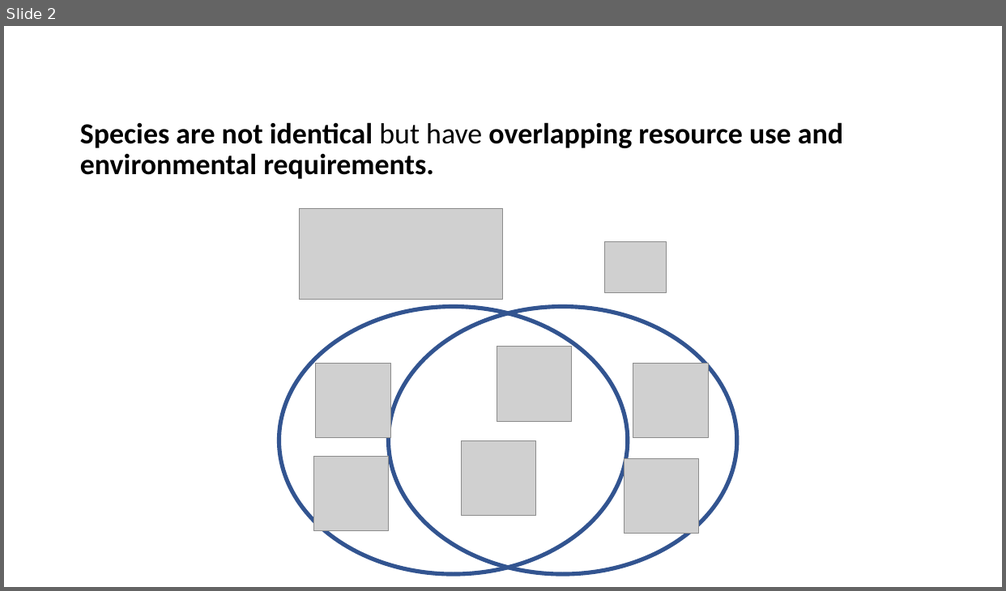
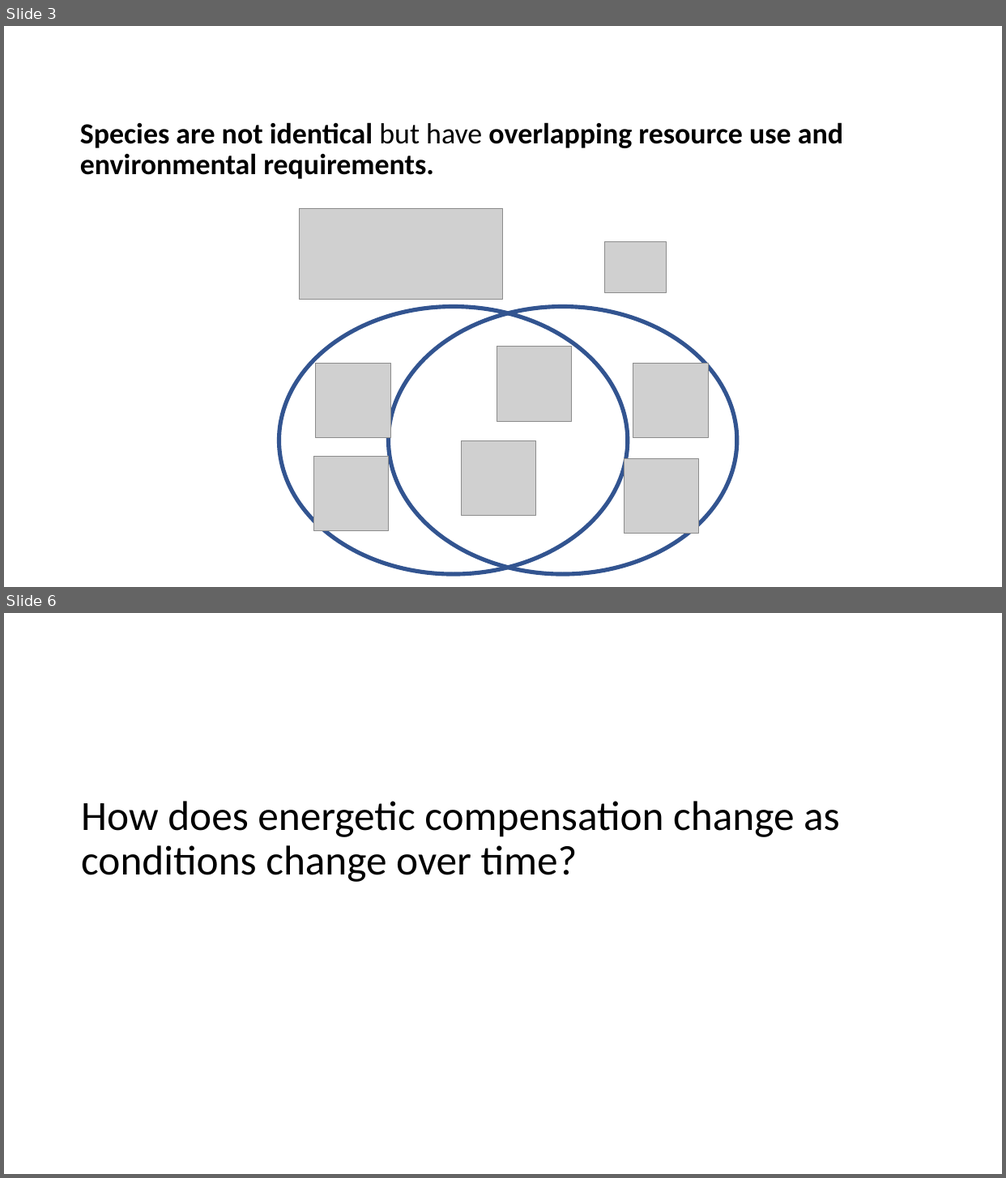
Before and after one commit to diazrenata/squareone, a slide deck: presentations/esa/rat pictures.pptx. Shown one above the other, each under a label of ours: slide 2 before the commit, slides 3 and 6 after it; the slides between them are not shown. The pictures are 1006x591 and 1006x1178 pixels, drawn with LibreOffice and Linux fonts; fonts in the diff are those of the drawing; grey boxes stand for pictures. Boxes give left, top, right and bottom in pixels: in the first picture for what was removed or moved away, otherwise in the second. Text is boxed around its words. In the diff, an @@ line names an element or a change of style, - is before the commit and + after.

```diff
--- a/presentations/esa/rat pictures.pptx
+++ b/presentations/esa/rat pictures.pptx
@@ slide 6 added at (x1=4, y1=613, x2=1002, y2=1174), background #FFFFFF @@
@@ text added at (x1=81, y1=801, x2=840, y2=882), 40 pt, text #000000 @@
+How does energetic compensation change as conditions change over time?
@@ what was slide 2 is now slide 3 @@
```
Also in this commit, not shown: 2 slides changed, 13 other slides added, 2 slides removed.
